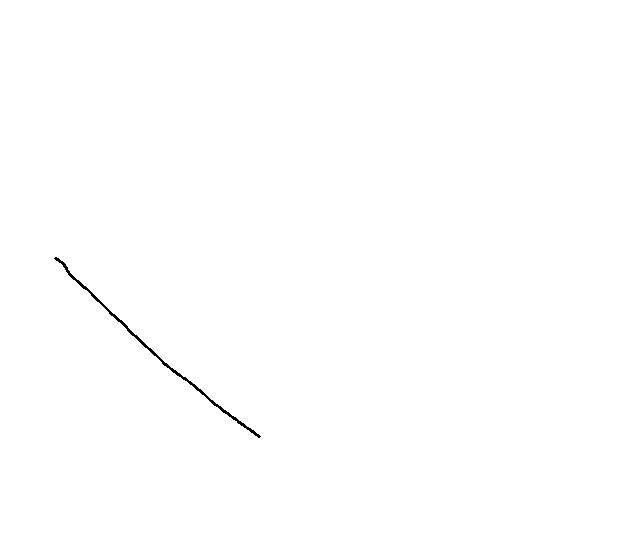
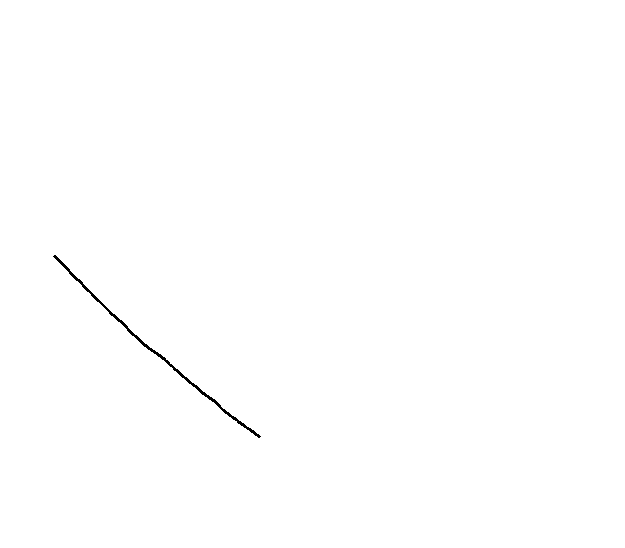
Layers edited between the first and the second 625x548 image:
painted on "Layer" over [53, 255, 225, 413]
